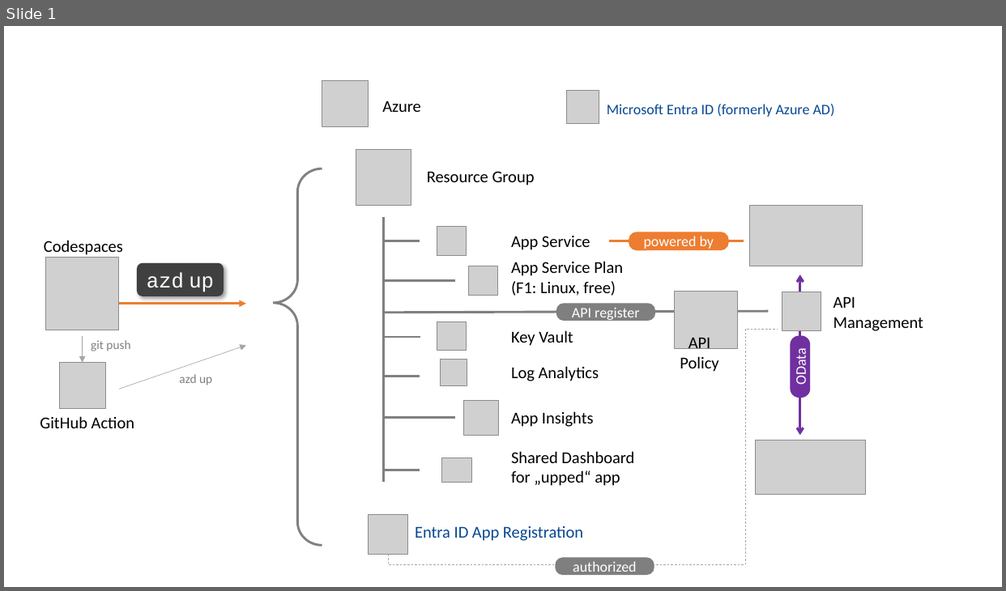
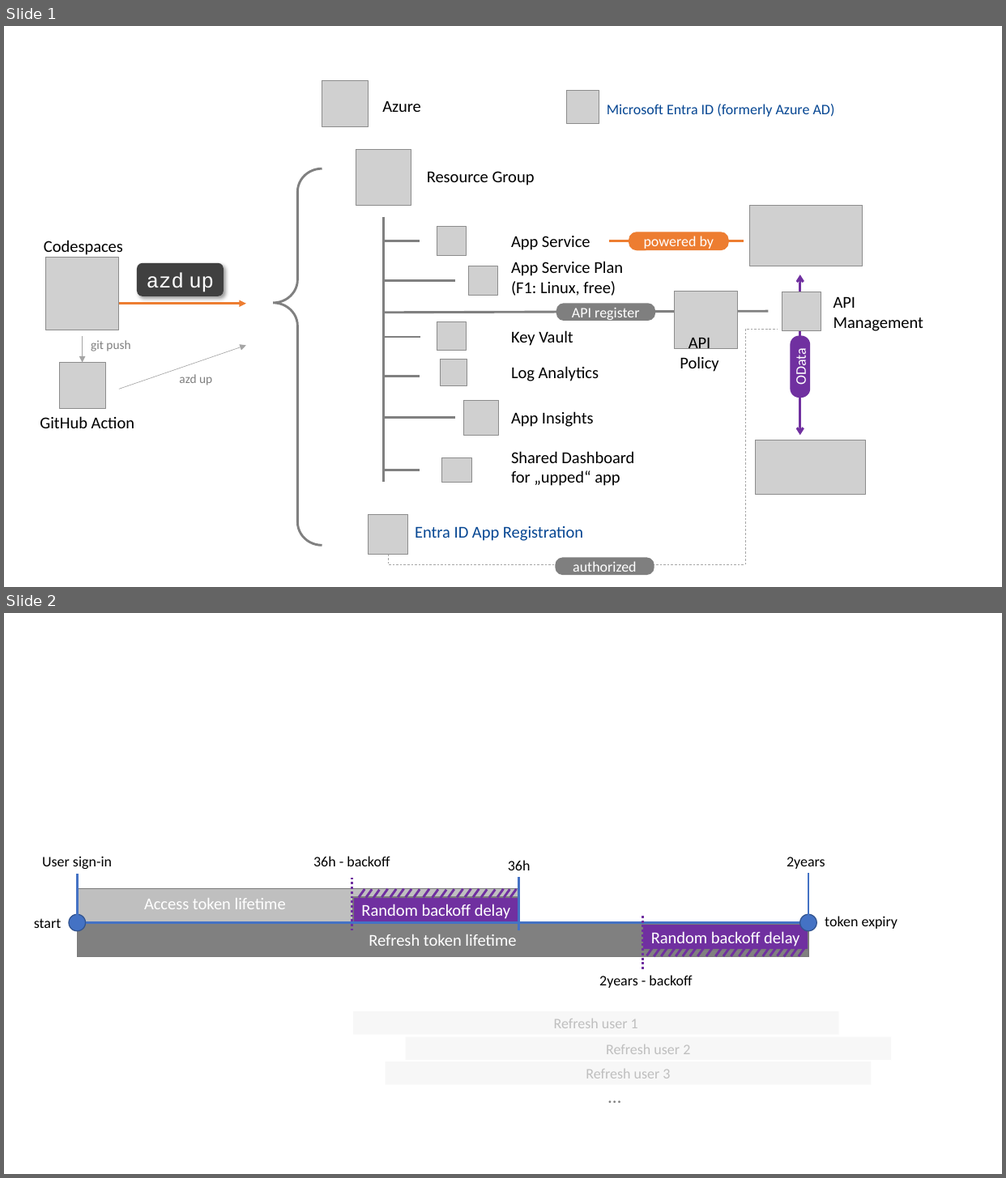
Before and after one commit to Azure-Samples/app-service-javascript-sap-cloud-sdk-quickstart, a slide deck: assets/drawings.pptx. Shown one above the other, each under a label of ours: slide 1 before the commit, slides 1 and 2 after it. The pictures are 1006x591 and 1006x1178 pixels, drawn with LibreOffice and Linux fonts; fonts in the diff are those of the drawing; grey boxes stand for pictures; background and template pictures are left out. Boxes give left, top, right and bottom in pixels: in the first picture for what was removed or moved away, otherwise in the second. Text is boxed around its words. In the diff, an @@ line names an element or a change of style, - is before the commit and + after.

```diff
--- a/assets/drawings.pptx
+++ b/assets/drawings.pptx
@@ slide 2 added at [4, 613, 1002, 1174], background #FFFFFF @@
@@ group added at [34, 856, 898, 1111]: 47 lines, 10 texts, 6 rectangles, 2 ellipses @@
+Refresh token lifetime
+Random backoff delay
+Random backoff delay
+User sign-in
+36h - backoff
+36h
+2years
+token expiry
+start
+Access token lifetime
+2years - backoff
+Refresh user 1
+Refresh user 2
+Refresh user 3
+…
```
Also in this commit, not shown: 2 other files.
